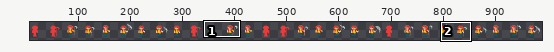
Sprite sheet, stored at assets/atlas/FemaleType1Atlas.png. The first picture is a wide view before the edit; the outline marks the close-up.
Close-up. Before the commit:
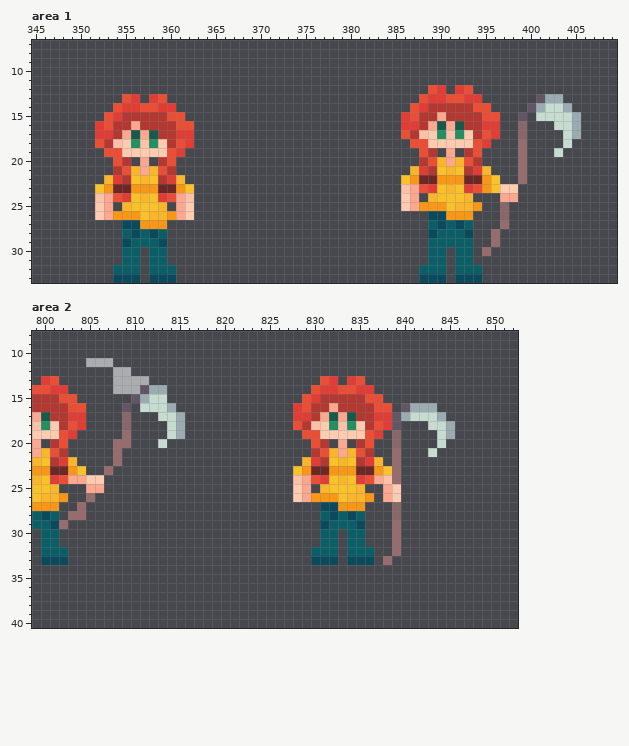
The file is 1024x64 pixels. Shown: area 1: x 345..409, y 7..33; area 2: x 799..852, y 8..40. The wide view leaves out empty margins. The commit also changed other parts of the picture, which this record leaves out.
After:
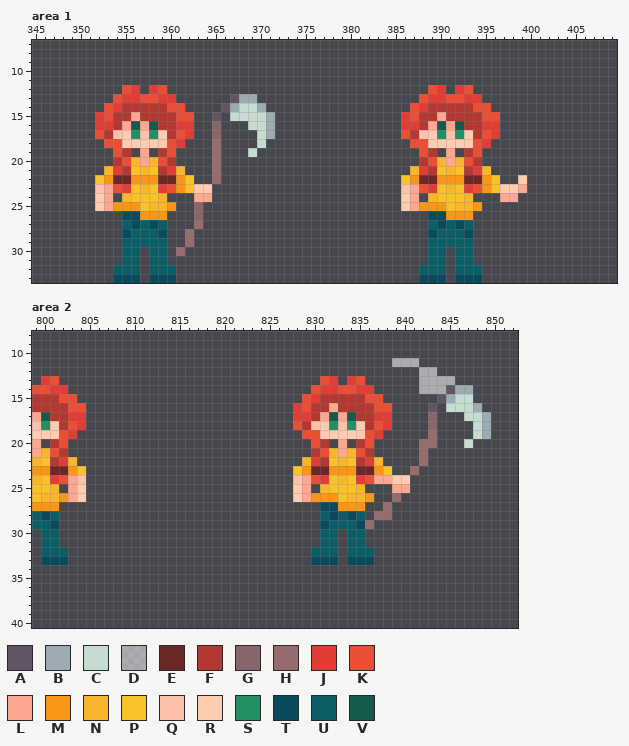
Palette (. is transparent): A #625565  B #9babb2  C #c7dcd0  D #ffffff8b  E #6e2727  F #b33831  G #89666a  H #966c6c  J #e03d36  K #ea4f36  L #fca790  M #f79617  N #f9b52b  P #f9c22b  Q #fdc0a8  R #fdcbb0  S #239063  T #0b495c  U #0b5e65  V #165a4c
Difference:
Changed rows in their new state; - is an unchanged pixel.
Area 1:
first column x 352:
12 ---KJ-JK----------------------------------------------
13 --KJ-KKJJ------ABB-------------------------------...--
14 -KJFFFFFKK----ABCCB-----------------------------.....-
15 J-F-L---F-K--A-CCCCB---------------------------.-.....
16 -J-LVLV--JJ--G---CCB---------------------------.---...
17 KFQRSQSR-K---G----CB---------------------------.----..
18 .KK-RRR-KJ.--H----C----------------------------.----.-
19 -.-F.L.F-.---H---C-----------------------------.---.--
20 --FKN-NKF----H---------------------------------.------
21 -NJFPNPFJN---H---------------------------------.------
22 PMEEMMMEEMP--H---------------------------------R------
23 QLKJPNPJK--RR----------------------------------L------
24 R-.N-P-N...LL-----------------------------------------
25 --MMM-N-M..G---------------------------------.--------
26 ...TTMMM...G---------------------------------.--------
27 ---U-UTU---H---------------------------------.--------
28 ---TU-UT--H---------------------------------.---------
29 ---U---U--H---------------------------------.---------
30 ---------H---------------------------------.----------
Area 2:
first column x 802:
11 ---...-------------------------------DDD--------
12 ------..--------------------------------DD------
13 ------....------------------------------DDDD----
14 ------......----------------------------DDDABB--
15 --------....------------------------------ABCC--
16 -------.-....-------------------------...A-CCCB-
17 -------.---...-----------------------....G.--CCB
18 -------.----..-----------------------.---G..--CB
19 -------.----..-----------------------.---H..--CB
20 ------..---.-------------------------.--HH.--C--
21 ------.------------------------------.--H.------
22 ------.------------------------------.--H-------
23 -----.-------------------------------.-H--------
24 --Q..-------------------------------LRR---------
25 -LR..-------------------------------.LL---------
26 -LR.--------------------------------.H----------
27 --.---------------------------------H.----------
28 -..--------------------------------HH.----------
29 .---------------------------------H--.----------
30 -------------------------------------.----------
31 -------------------------------------.----------
32 -------------------------------------.----------
33 ------------------------------------.-----------
Changed places in both close-ups, as pixel boxes (x1, y1, x2, y2):
changed: (95, 85, 275, 256)
changed: (482, 94, 581, 256)
changed: (59, 358, 185, 529)
changed: (365, 358, 491, 565)
